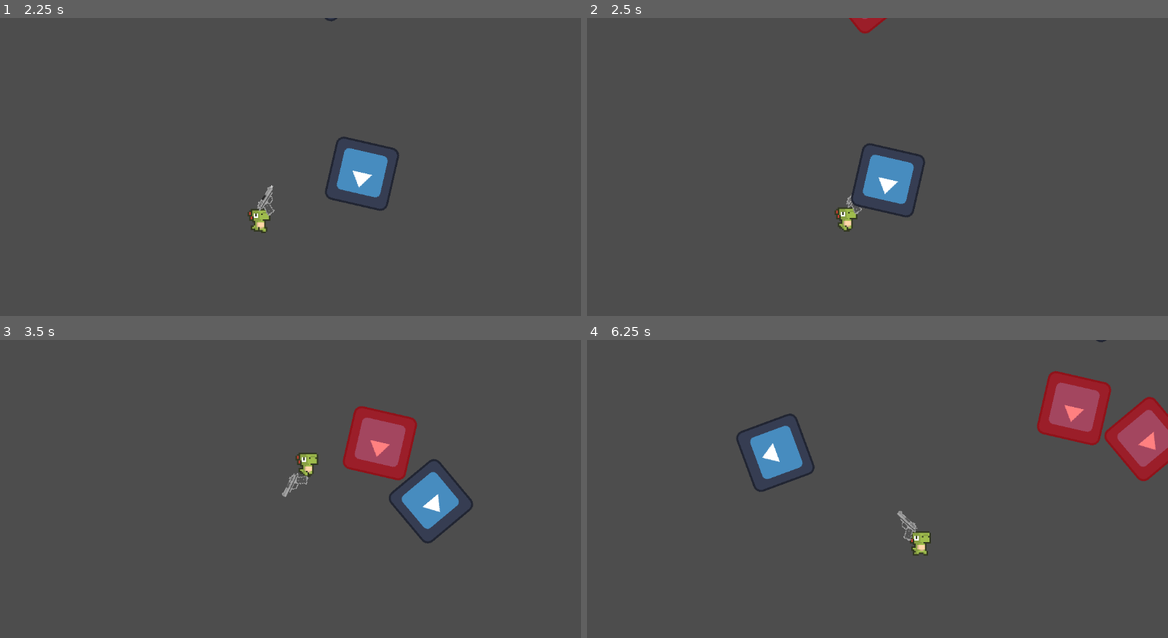
Above: before the commit, frames 1-4 (two rows, left to right).
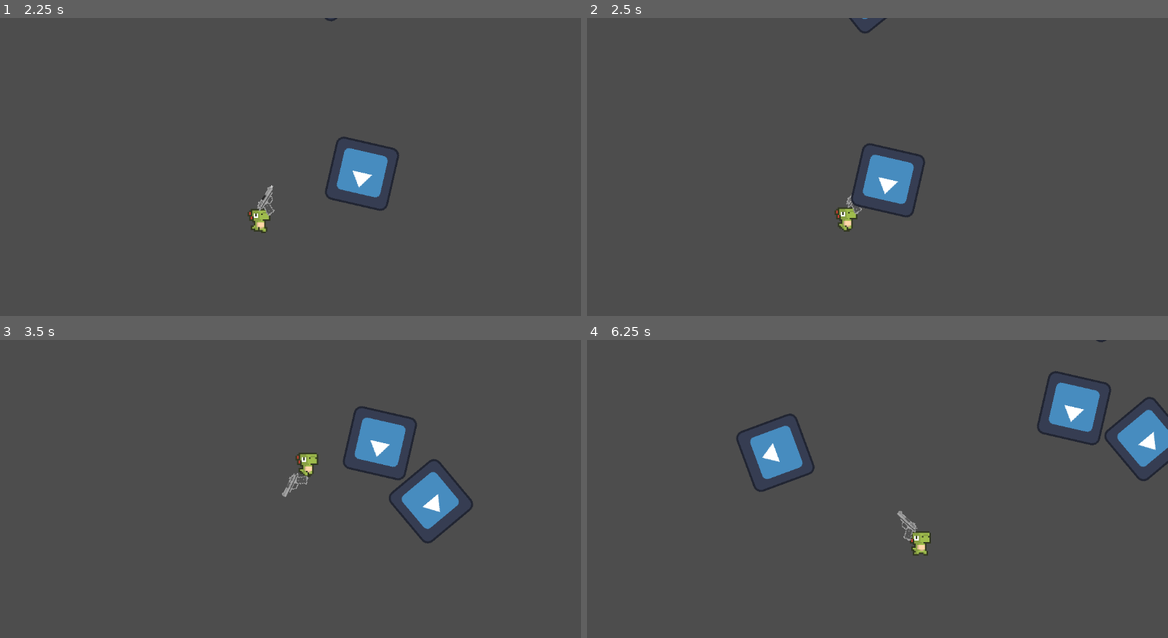
Above: after the commit, the same moments.

Repository: iknizzz1807/testGame
Game: Godot game, scene res://scenes/game.tscn
Two runs of this game, one before a commit and one after it. Both use one fixed random seed, a clock stepped at 60 frames per second and the inputs below. The engine's default icon, where the game draws it, is replaced by a stand-in: a white triangle on a blue panel in a dark square.
Inputs (mouse positions are in pixels of both pictures, inside the frame that each line leads up to):
- Up to frame 1 (2.25 s): move the mouse to (418, 164) at 0.52 s; press the mouse at (418, 164) at 0.53 s; hold D (moveRight) 0.53-1.28 s; move the mouse to (174, 196) at 1.27 s; release the mouse at (174, 196) at 1.28 s; hold S (moveDown) 1.28-2.03 s; click (174, 196) at 1.35 s; move the mouse to (348, 110) at 2.02 s; press the mouse at (348, 110) at 2.03 s; hold D (moveRight) from 2.03 s (still down)
- Up to frame 2 (2.5 s): keep holding D (moveRight)
- Up to frame 3 (3.5 s): move the mouse to (261, 569) at 2.77 s; release D (moveRight) at 2.78 s; release the mouse at (261, 569) at 2.78 s; hold W (moveUp) from 2.78 s (still down); click (261, 569) at 2.85 s
- Up to frame 4 (6.25 s): move the mouse to (1051, 551) at 3.52 s; release W (moveUp) at 3.53 s; press the mouse at (1051, 551) at 3.53 s; hold A (moveLeft) 3.53-5.03 s; move the mouse to (703, 453) at 4.27 s; release the mouse at (703, 453) at 4.28 s; click (703, 453) at 4.35 s; move the mouse to (906, 503) at 5.02 s; press the mouse at (906, 503) at 5.03 s; hold S (moveDown) 5.03-5.78 s; move the mouse to (790, 420) at 5.77 s; release the mouse at (790, 420) at 5.78 s; hold D (moveRight) from 5.78 s (still down); click (790, 420) at 5.85 s

Frame 1 is identical in both runs. In frame 2, 0.2% of the frame differs, in the area x 45-52%, y 0-6%; in frame 3, 2.4%; in frame 4, 4.4%, in the area x 77-100%, y 10-48%.

Commit message:
fix stuff

Diff:
--- a/prefabs/enemy.tscn
+++ b/prefabs/enemy.tscn
@@ -1,9 +1,8 @@
-[gd_scene load_steps=7 format=3 uid="uid://bpmyml0l0oxys"]
+[gd_scene load_steps=6 format=3 uid="uid://bpmyml0l0oxys"]
 
 [ext_resource type="Script" path="res://scripts/enemy.gd" id="1_u5mtw"]
 [ext_resource type="Texture2D" uid="uid://lpo7pbv5dynb" path="res://sprites/icon.svg" id="2_dv1sa"]
 [ext_resource type="Shader" path="res://shader/flash.gdshader" id="2_le52c"]
-[ext_resource type="PackedScene" uid="uid://bvm1eckewgy1t" path="res://scripts/effects/Effect.tscn" id="4_1khos"]
 
 [sub_resource type="ShaderMaterial" id="ShaderMaterial_kafah"]
 resource_local_to_scene = true
@@ -24,5 +23,3 @@
 [node name="CollisionShape2D" type="CollisionShape2D" parent="."]
 position = Vector2(0, -0.5)
 shape = SubResource("RectangleShape2D_1q4d1")
-
-[node name="Effect" parent="." instance=ExtResource("4_1khos")]
--- a/resources/guns/assault_rifle/gun_assault_rifle.tres
+++ b/resources/guns/assault_rifle/gun_assault_rifle.tres
@@ -1,6 +1,6 @@
 [gd_resource type="Resource" script_class="GunType" load_steps=4 format=3 uid="uid://b683ulmkfq678"]
 
-[ext_resource type="Script" path="res://scripts/effects/Effect_Burn.gd" id="1_4q4gg"]
+[ext_resource type="Script" path="res://scripts/effects/EffectBurn.gd" id="1_iqd12"]
 [ext_resource type="Script" path="res://scripts/gun_type.gd" id="1_n6rqh"]
 [ext_resource type="PackedScene" uid="uid://eglst85n47p8" path="res://resources/guns/assault_rifle/gun_assault_rifle.tscn" id="3_xdq5u"]
 
@@ -16,4 +16,4 @@
 spreadNumber = 0
 burstAmount = 0
 burstDelay = 0.0
-effects = Array[Resource]([ExtResource("1_4q4gg")])
+effects = Array[Resource]([ExtResource("1_iqd12")])
--- a/resources/guns/shotgun/gun_shotgun.tres
+++ b/resources/guns/shotgun/gun_shotgun.tres
@@ -15,4 +15,4 @@
 spreadNumber = 10
 burstAmount = 0
 burstDelay = 0.0
-effectNames = PackedStringArray("Burn")
+effects = Array[Resource]([])
--- a/scripts/bullet.gd
+++ b/scripts/bullet.gd
@@ -29,7 +29,7 @@
 	if (body != null) and (body is Enemy):
 		body.knockback(direction);
 		for effect in effects:
-			var effectNode : Node2D = Node2D.new();
+			var effectNode : Effect = Effect.new();
 			effectNode.set_script(effect);
 			body.add_child(effectNode);
 
--- a/scripts/effects/Effect.gd
+++ b/scripts/effects/Effect.gd
@@ -3,6 +3,9 @@
 
 @onready var parent : Enemy = get_parent();
 var ran : bool = false;
+var damagePerHit : float = 0;
+var delayPerHit : float = 0;
+var numberOfHit: int = 0;
 
 func _enter_tree():
 	if parent == null:
--- a/scripts/effects/Effect.tscn
+++ /dev/null
@@ -1,6 +0,0 @@
-[gd_scene load_steps=2 format=3 uid="uid://bvm1eckewgy1t"]
-
-[ext_resource type="Script" path="res://scripts/effects/Effect_Burn.gd" id="1_4o4ek"]
-
-[node name="Effect" type="Node2D"]
-script = ExtResource("1_4o4ek")
--- a/scripts/effects/Effect_Burn.gd
+++ b/scripts/effects/EffectBurn.gd
@@ -1,9 +1,10 @@
 extends Effect
-class_name Effect_Burn
+class_name EffectBurn
 
-@export var damagePerHit : float = 2;
-@export var delayPerHit : float = 0.7;
-@export var numberOfHit : int = 7;
+func _init():
+	numberOfHit = 7;
+	delayPerHit = 0.7;
+	damagePerHit = 7;
 
 func apply_effect():
 	super.apply_effect();
@@ -12,7 +13,7 @@
 		# effect
 		if parent == null:
 			break;
-		parent.HP -= damagePerHit;
+		parent.takeDamage(damagePerHit);
 
 		# effect visual
 		parent.sprite.material.set_shader_parameter("flash_color", Color.RED);
